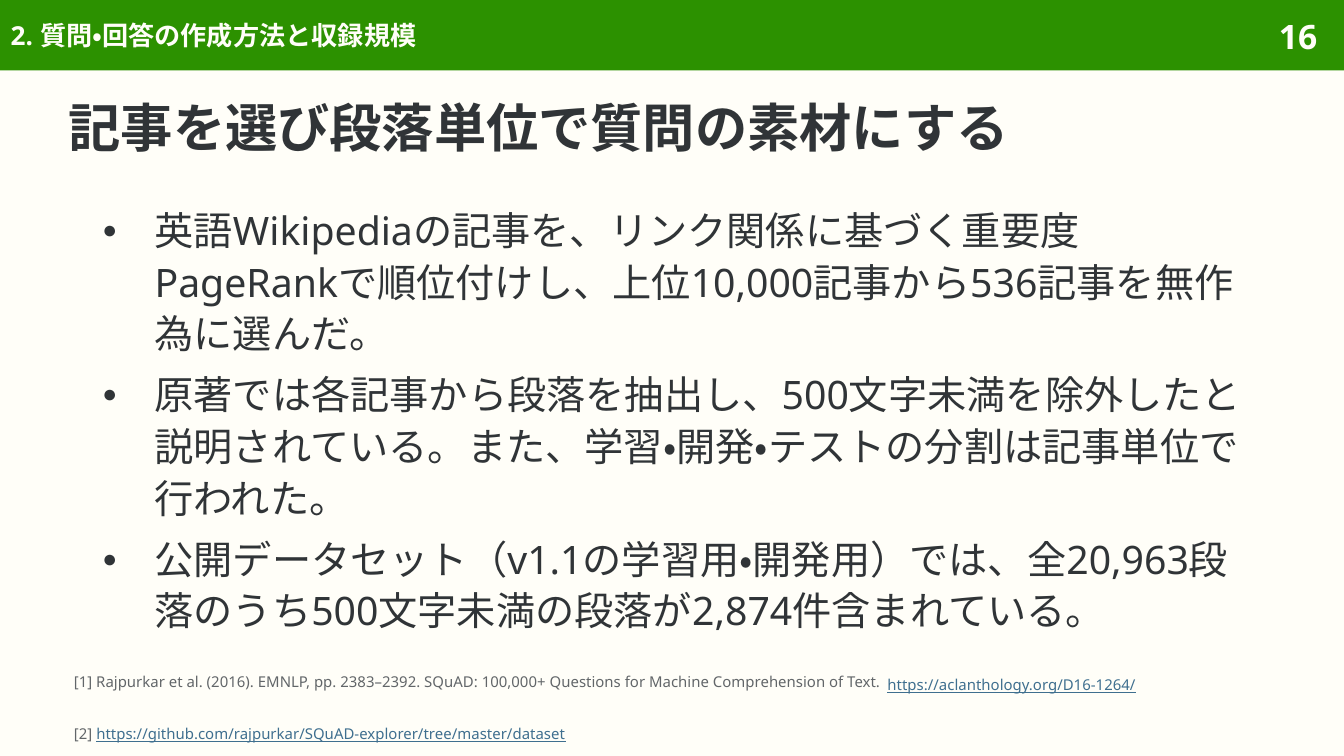
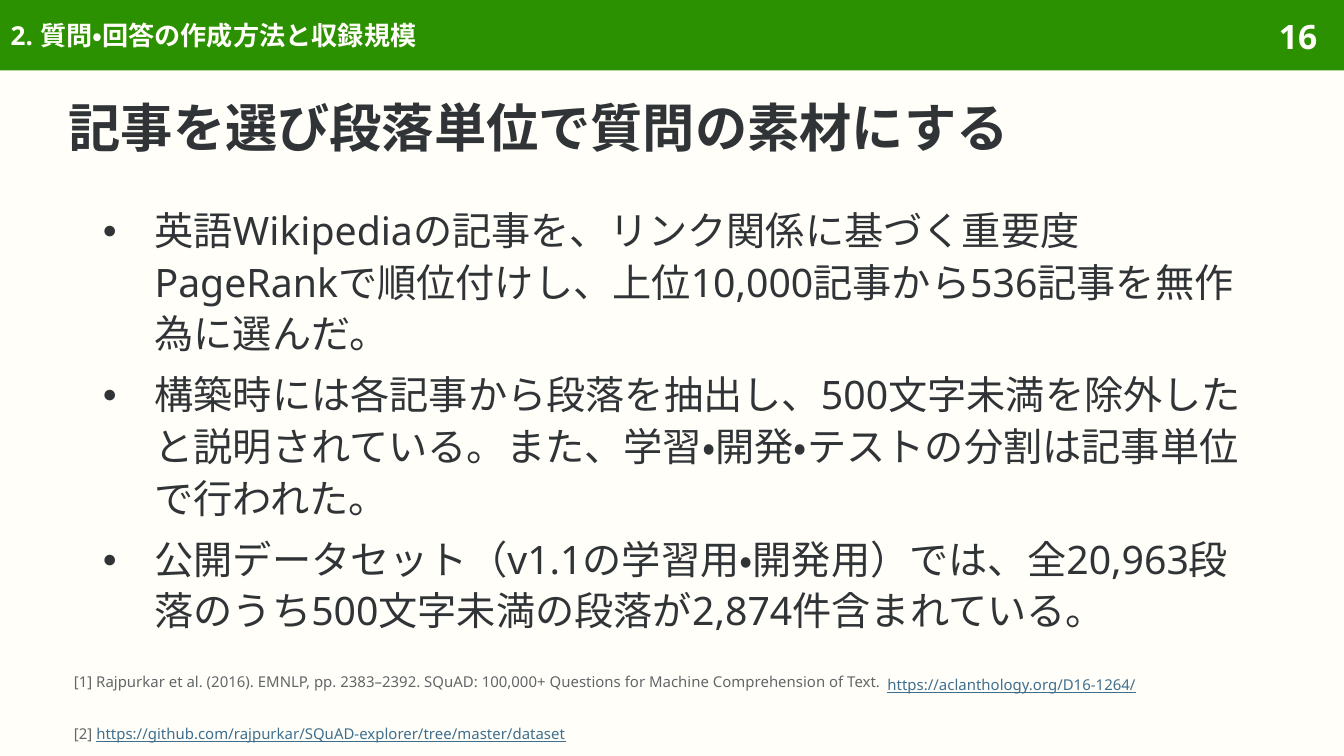
Before and after one commit to sasakiy84/datasets-in-10-minutes, a slide deck: slide 16 of slides/datasets-in-10-minutes-squad.pptx. Drawn at 1344x756 pixels with LibreOffice and Linux fonts; fonts in the diff are those of the drawing. Boxes give left, top, right and bottom in pixels: in the first picture for what was removed or moved away, otherwise in the second. Text is boxed around its words. In the diff, an @@ line names an element or a change of style, - is before the commit and + after.

Commit message:
slides(squad): refine Japanese wording and pair translations

```diff
--- a/slides/datasets-in-10-minutes-squad.pptx
+++ b/slides/datasets-in-10-minutes-squad.pptx
@@ text at (x1=155, y1=376, x2=1241, y2=517): text changed @@
-● 原著では各記事から段落を抽出し、500文字未満を除外したと説明されている。また、学習・開発・テストの分割は記事単位で行われた。
+● 構築時には各記事から段落を抽出し、500文字未満を除外したと説明されている。また、学習・開発・テストの分割は記事単位で行われた。
```
Also in this commit, not shown: 4 other slides changed, 3 other files.
